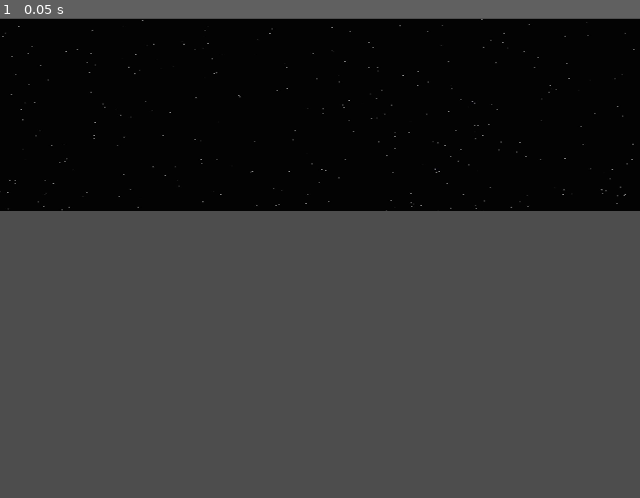
Above: before the commit, frame 1.
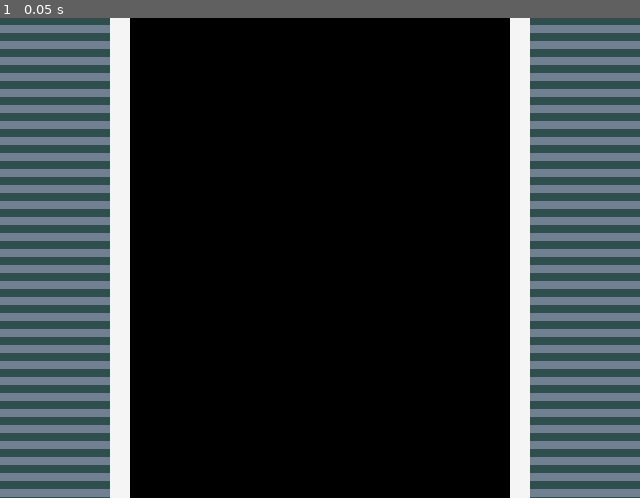
Above: after the commit, the same moment.

Repository: Jahavsuna/gamejam25
Game: Godot game, scene res://scenes/level_1.tscn
Two runs of this game, one before a commit and one after it. Both use one fixed random seed, a clock stepped at 60 frames per second and the inputs below.
Inputs:
- Up to frame 1 (0.05 s): no input

The runs differ from the first frame. In frame 1, 76% of the frame differs, in the area x 0-100%, y 0-100%.

Commit message:
Line width now uses global value

Diff:
--- a/line.gd
+++ b/line.gd
@@ -13,7 +13,7 @@
 
 @export var x_offset: float = 0.0
 @export var y_offset: float = 0.0
-@export var line_width: int = 8
+@export var line_width: int = GameGlobals.LINE_WIDTH
 
 func _ready() -> void:
 	pass
--- a/scripts/game_globals.gd
+++ b/scripts/game_globals.gd
@@ -1,13 +1,16 @@
 # This script is an Autoload
 extends Node2D
 
-const _HORIZON_FRACTION: float = 0.5
+const LINES_PER_SCREEN: int = 40
+const LINE_WIDTH: int = 2
+const LINE_COLOR_SWICTH: int = 8
 
 var player_node: Node2D = null
 var track_node: Node2D = null
 var screen_width: int = 0
 var screen_height: int = 0
 var horizon_y: float = 0 # Half screen
+var lines_per_screen: int = -1
 
 func _ready() -> void:
 	print("GameGlobals is ready")
@@ -15,7 +18,7 @@
 func update_screen_size() -> void:
 	screen_width = get_viewport_rect().size.x
 	screen_height = get_viewport_rect().size.y
-	horizon_y = -1 * _HORIZON_FRACTION * screen_height
+	horizon_y = -1 * LINES_PER_SCREEN * LINE_WIDTH
 
 func register_player(player: Node2D) -> void:
 	if player_node != null:
--- a/scripts/track_section_manager.gd
+++ b/scripts/track_section_manager.gd
@@ -26,11 +26,11 @@
 		print("ERROR: Failed to load JSON from " + TRACK_DATA_FILE)
 	file.close()
 
-func _configure_line_colors(line: Node2D, line_idx: int) -> Node2D:
+func _configure_line_colors(line: Node2D, line_accumulator: int) -> Node2D:
 	# TODO: add texture instead of manual lines
 	line.edge_color = Color.WHITE_SMOKE
 	line.road_color = Color.BLACK
-	if line_idx % 2 == 0:
+	if line_accumulator / GameGlobals.LINE_COLOR_SWICTH % 2 == 0:
 		line.outer_color = Color.DARK_SLATE_GRAY
 	else:
 		line.outer_color = Color.SLATE_GRAY
@@ -39,13 +39,15 @@
 func _generate_track_from_data() -> void:
 	print("Generating track from data")
 	for current_section in track_data:
+		var line_accumulator = 0
 		for iline in range(int(current_section.length)):
 			var current_line = LineScene.instantiate()
-			current_line = _configure_line_colors(current_line, iline)
+			current_line = _configure_line_colors(current_line, line_accumulator)
+			line_accumulator += current_line.line_width
 			current_line.position.x = 0
 			current_line.position.y = current_line.line_width * iline + screen_y_base
 			track_lines.append(current_line)
-			#add_child(current_line) # TODO: this should be moved to where we actually want to plot.
+			add_child(current_line) # TODO: this should be moved to where we actually want to plot.
 
 
 func _process(delta: float) -> void:
